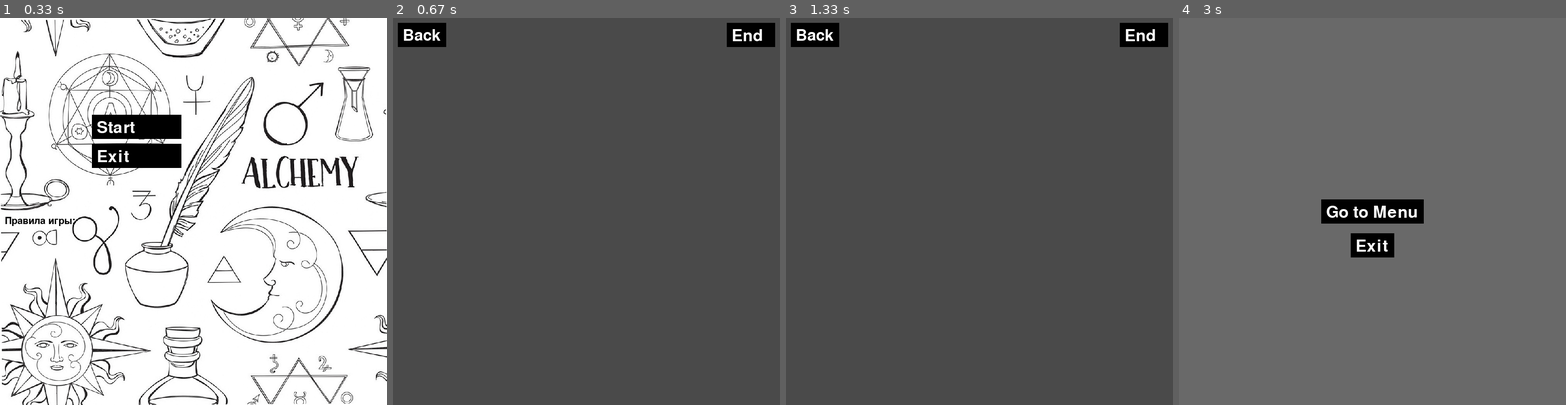
Above: before the commit, frames 1-4 (left to right).
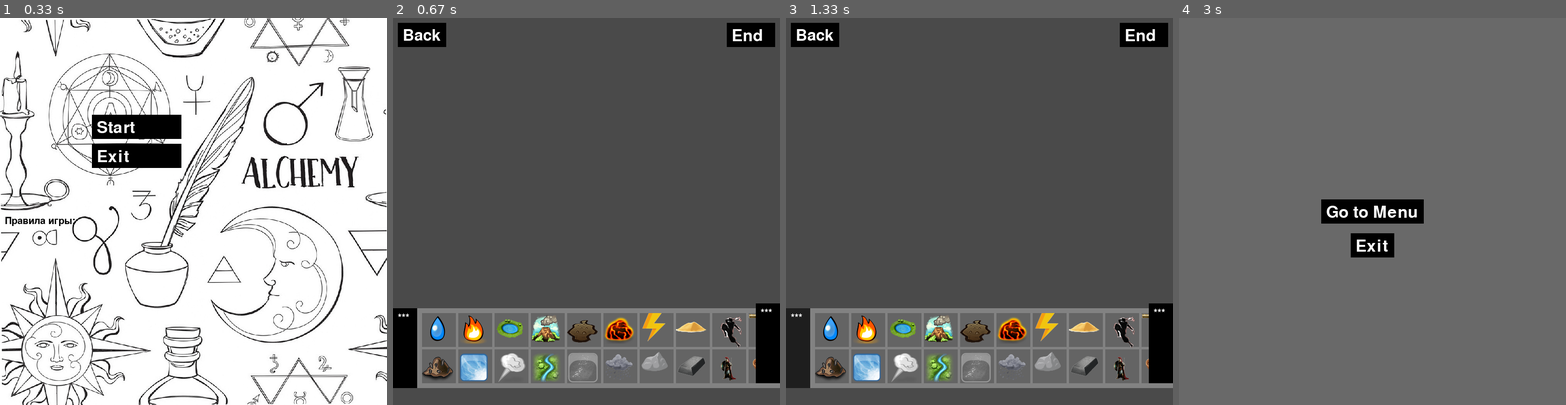
Above: after the commit, the same moments.

Repository: MambaElm/PygameProject
Game: pygame game, started from main.py
Same seed, same stepped clock (60 frames per second), same inputs: the game is played once before the commit and once after it.
Inputs (mouse positions are in pixels of both pictures, inside the frame that each line leads up to):
- Up to frame 1 (0.33 s): no input
- Up to frame 2 (0.67 s): click "Start" at 0.38 s
- Up to frame 3 (1.33 s): click (1161, 343) at 0.72 s, where only the run after the commit has a clickable "***"; click (797, 346) at 1.05 s, where only the run after the commit has a clickable "***"
- Up to frame 4 (3 s): click (1515, 346) at 1.38 s; click "End" at 2.72 s

Frame 1 is identical in both runs. In frame 2, 20% of the frame differs, in the area x 0-100%, y 73-96%; in frame 3, 20%; in frame 4, nothing differs.

Commit message:
Надо все картинки одинакового размера 64 * 64 Попытка добавить элементы Доработка

Diff:
--- a/main.py
+++ b/main.py
@@ -5,8 +5,7 @@
 pygame.init()
 pygame.display.set_caption('X|')
 size = width, height = 800, 800
-elem_width = 50
-elem_height = 50  # указать размеры для элементов
+elem_size = 65  # указать размеры для элементов
 screen = pygame.display.set_mode(size)
 clock = pygame.time.Clock()
 fps = 60
@@ -35,27 +34,45 @@
     screen.blit(txt, (x, y))
 
 
+class Elem(pygame.sprite.Sprite):
+    def __init__(self, group, number, x, y):
+        super().__init__(group)
+        self.image = load_image(f"{number}.png")
+        self.rect = self.image.get_rect()
+        self.rect.x = x
+        self.rect.y = y
+
+    def update(self, x, y):
+        self.rect.x = x
+        self.rect.y = y
+
+
 class Closet:
     def __init__(self, pos_x, pos_y):
+        self.x = pos_x
+        self.y = pos_y
         self.elem = pygame.sprite.Group()
-        # добавление элементов по умолчанию
+        for i in range(1, 17):
+            Elem(self.elem, str(i), 60 + (elem_size + 10) * (len(self.elem) // 2) + self.x,
+                10 + (elem_size + 15) * (len(self.elem) % 2) + self.y)
+        for i in range(80, 96):
+            Elem(self.elem, str(i), 60 + (elem_size + 10) * (len(self.elem) // 2) + self.x,
+                10 + (elem_size + 15) * (len(self.elem) % 2) + self.y)
         self.color = (130, 130, 130)
         self.color_fon_elem = (100, 100, 100)
-        self.x = pos_x
-        self.y = pos_y
-        self.width = (len(self.elem) // 2 + len(self.elem) % 2) * (elem_width + 15) + 5
-        self.height = (elem_height + 15) * 2 + 5
+        self.width = (len(self.elem) // 2 + len(self.elem) % 2) * (elem_size + 15) + 5
+        self.height = (elem_size + 15) * 2 + 5
         self.rect = pygame.Rect(self.x, self.y, self.width + 100, self.height)
         self.left_button = Button(50, self.height)
         self.right_button = Button(50, self.height)
 
-    def draw(self):
-        pygame.draw.rect(screen, self.color, (self.x, self.y, self.width + 100, self.height))
+    def draw(self, canvas):
+        pygame.draw.rect(canvas, self.color, (self.x, self.y, self.width + 100, self.height))
         for i, el in enumerate(self.elem):
-            pygame.draw.rect(screen, self.color_fon_elem,
-                             (60 + (elem_width + 10) * (i // 2) + self.x, 10 + (elem_width + 10) * (i % 2) + self.y,
-                              elem_width + 5, elem_height + 5))
-        self.elem.draw(screen)
+            pygame.draw.rect(canvas, self.color_fon_elem,
+                             (60 + (elem_size + 10) * (i // 2) + self.x, 10 + (elem_size + 10) * (i % 2) + self.y,
+                              elem_size + 5, elem_size + 5))
+        self.elem.draw(canvas)
         self.left_button.draw(0, self.y, '***')
         if self.width + 50 < 750:
             self.right_button.draw(self.width + 50, self.y, '***')
@@ -65,12 +82,18 @@
     def scroll(self):
         if self.right_button.click() and self.x > 800 - self.width:
             self.x -= 200 / fps
+            for i, el in enumerate(self.elem):
+                el.update(60 + (elem_size + 10) * (i // 2) + self.x,
+                    10 + (elem_size + 15) * (i % 2) + self.y)
         if self.left_button.click() and self.x < 0:
             self.x += 200 / fps
+            for i, el in enumerate(self.elem):
+                el.update(60 + (elem_size + 10) * (i // 2) + self.x,
+                          10 + (elem_size + 15) * (i % 2) + self.y)
 
     def new_elem(self, element):
         self.elem.add(element)
-        self.width = (len(self.elem) // 2 + len(self.elem) % 2) * (elem_width + 15) + 5
+        self.width = (len(self.elem) // 2 + len(self.elem) % 2) * (elem_size + 15) + 5
 
 
 class Button:
@@ -161,6 +184,7 @@
     end_button = Button(100, 50)
     back_menu = Button(100, 50)
     running = True
+    closet = Closet(0, 600)
     while running:
         for event in pygame.event.get():
             if event.type == pygame.QUIT:
@@ -169,6 +193,8 @@
         screen.fill((74, 74, 74))
         back_menu.draw(10, 10, 'Back', 49)
         end_button.draw(690, 10, 'End', 50)
+        closet.draw(screen)
+        closet.scroll()
         if back_menu.click():
             menu()
         if end_button.click():
Binary file changed: data/81.png
Binary file changed: data/88.png
